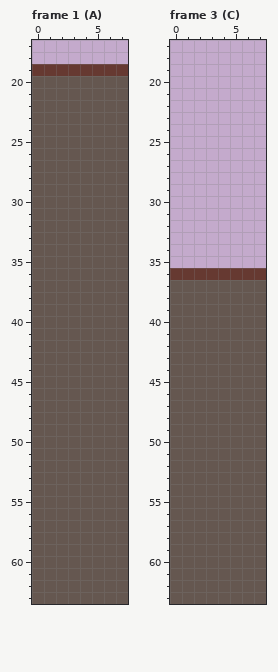
File history of a pixel-art file, assets/images/ui/panel/panel.aseprite. Above, as it was before the edit.
8x64 pixels, 3 frames. Shown: frame 1 (A): x 0..7, y 17..63; frame 3 (C): x 0..7, y 17..63. The commit also changed other frames, which this record leaves out.
Once edited:
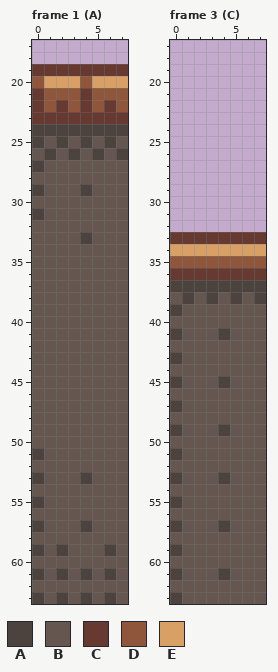
Palette (. is transparent): A #4d433e  B #655750  C #663931  D #8f563b  E #d9a066
Edits made:
Frame 1 (A):
Colour B becomes colour A in row 24 at x 0 to 7; in row 25 at x 0, 2, 4 and 6; in row 26 at x 1, 3, 5 and 7; in row 27 at x 0; in row 29 at x 0 and 4; in row 31 at x 0.
Colour B becomes colour A in row 33 at x 4; in row 51 at x 0; in row 53 at x 0 and 4; in row 55 at x 0; in row 57 at x 0 and 4; in row 59 at x 0, 2 and 6.
Colour B becomes colour A in row 61 at x 0, 2, 4 and 6; in row 63 at x 0, 2, 4 and 6.
Colour B becomes colour C in row 21 at x 0 and 4; in row 22 at x 0, 2, 4 and 6; in row 23 at x 0 to 7.
Colour B becomes colour D in row 20 at x 0 and 4; in row 21 at x 1 to 3 and 5 to 7; in row 22 at x 1, 3, 5 and 7.
Colour B becomes colour E in row 20 at x 1 to 3 and 5 to 7.
Frame 3 (C):
Colour B becomes colour A in row 37 at x 0 to 7; in row 38 at x 1, 3, 5 and 7; in row 39 at x 0; in row 41 at x 0 and 4; in row 43 at x 0; in row 45 at x 0 and 4.
Colour B becomes colour A in row 47 at x 0; in row 49 at x 0 and 4; in row 51 at x 0; in row 53 at x 0 and 4; in row 55 at x 0; in row 57 at x 0 and 4.
Colour B becomes colour A in row 59 at x 0; in row 61 at x 0 and 4; in row 63 at x 0.
The author put colour C in row 33 at x 0 to 7.
The author put colour D in row 35 at x 0 to 7.
The author put colour E in row 34 at x 0 to 7.
Changed places in both pictures, as pixel boxes (x1, y1, x2, y2):
changed: (32, 76, 128, 244)
changed: (32, 448, 116, 604)
changed: (170, 232, 266, 604)
